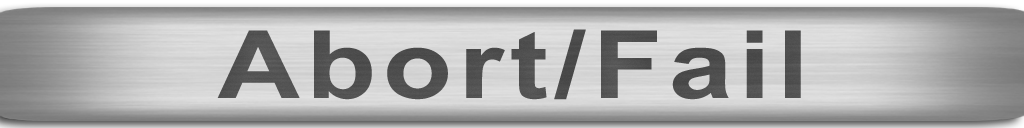
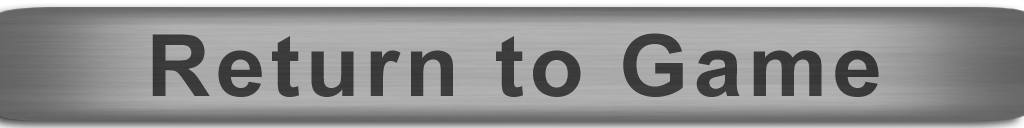
Two versions of the same layered image (1024×128). Layer-by-layer changes:
added layer "Layer 2" (20%) above "Return to Game" over [0, 7, 1024, 121]
renamed "Abort/Fail" to "Return to Game", painted on it over [152, 29, 879, 100]
